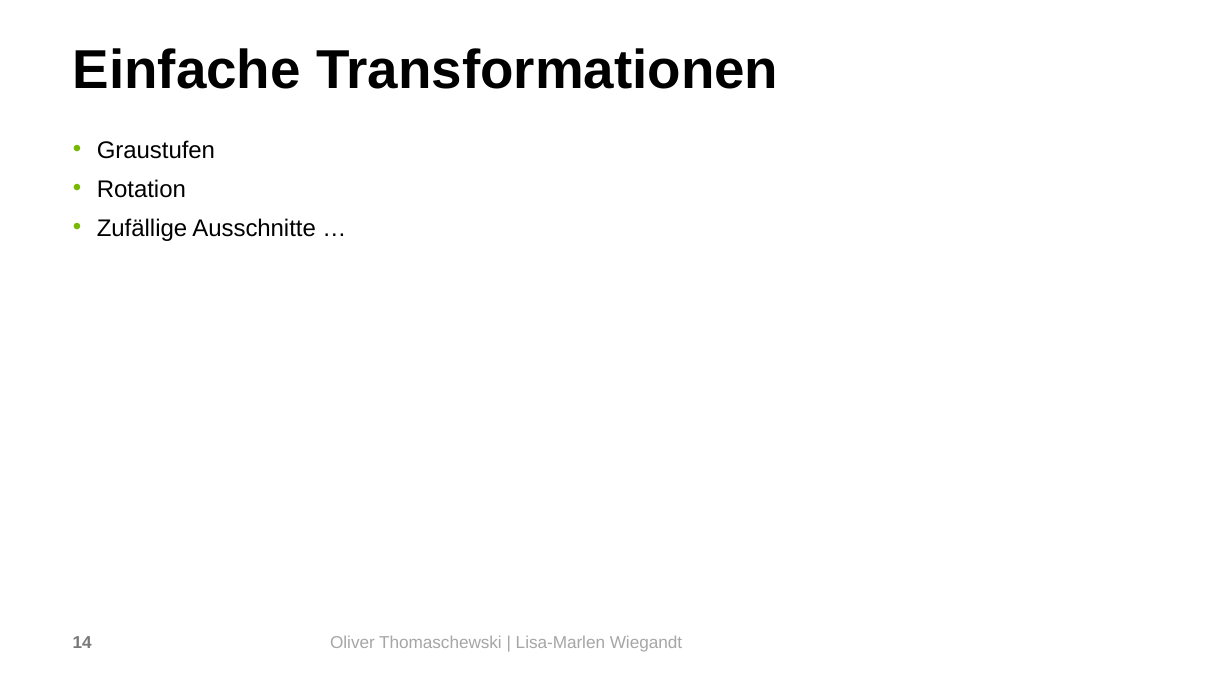
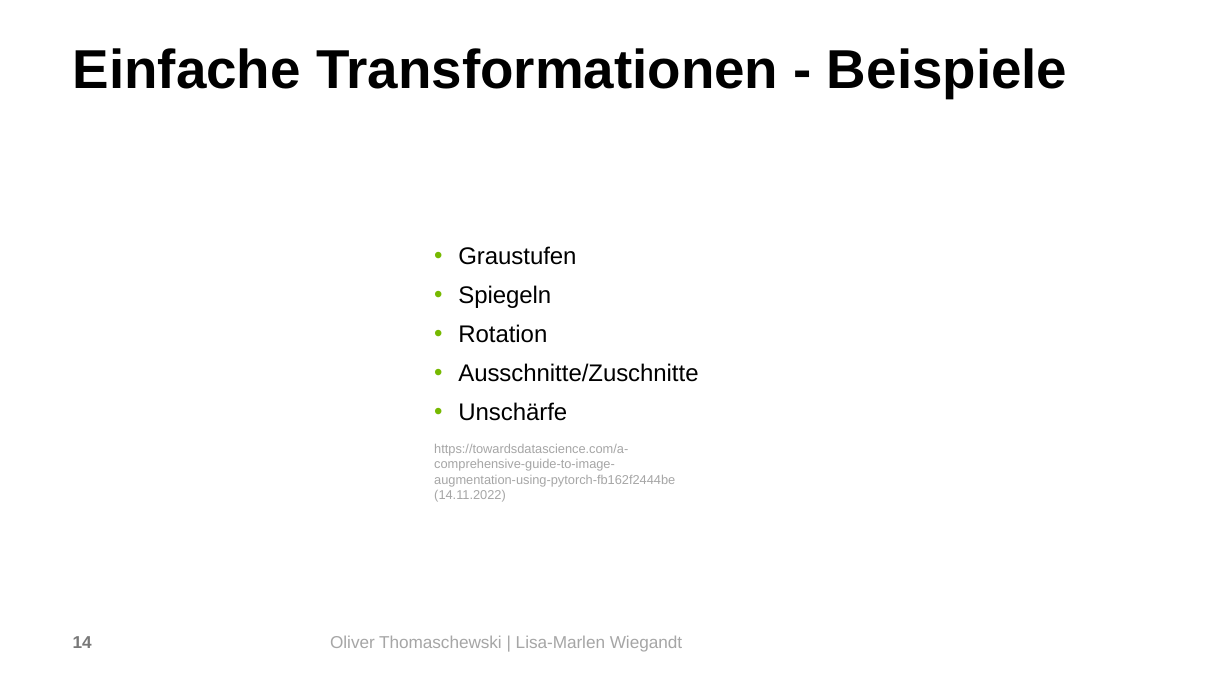
Before and after one commit to OliverThomaschewski/data_augmentation, a slide deck: slide 14 of Präsi.pptx. Drawn at 1232x693 pixels with LibreOffice and Linux fonts; fonts in the diff are those of the drawing; background and template pictures are left out. Boxes give left, top, right and bottom in pixels: in the first picture for what was removed or moved away, otherwise in the second. Text is boxed around its words. In the diff, an @@ line names an element or a change of style, - is before the commit and + after.

```diff
--- a/Präsi.pptx
+++ b/Präsi.pptx
@@ title at (73, 48, 1067, 98): text changed @@
-Einfache Transformationen
+Einfache Transformationen - Beispiele
@@ text "Graustufen": place and size @@
-text "Graustufen" at (97, 140, 315, 241)
+text "Graustufen" at (458, 246, 698, 421)
@@ text at (458, 285, 551, 308): paragraph added @@
+      • Spiegeln
@@ text at (458, 363, 698, 421): text changed @@
-      • Zufällige Ausschnitte …
+      • Ausschnitte/Zuschnitte
+      • Unschärfe
@@ text added at (434, 444, 675, 502), 10 pt, text #A6A6A6 @@
+https://towardsdatascience.com/a-comprehensive-guide-to-image-augmentation-using-pytorch-fb162f2444be (14.11.2022)
```
Also in this commit, not shown: 11 other slides changed, 12 slides added, 1 slide removed, 1 other file.
